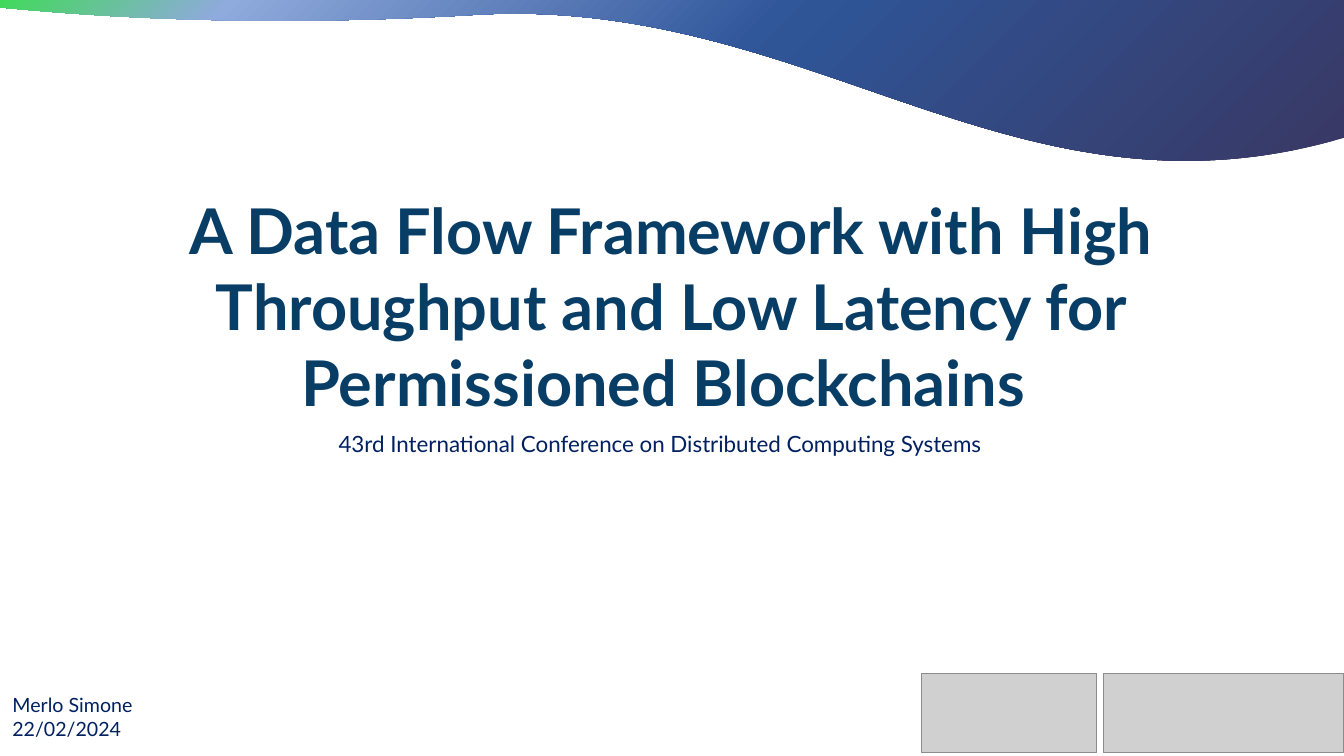
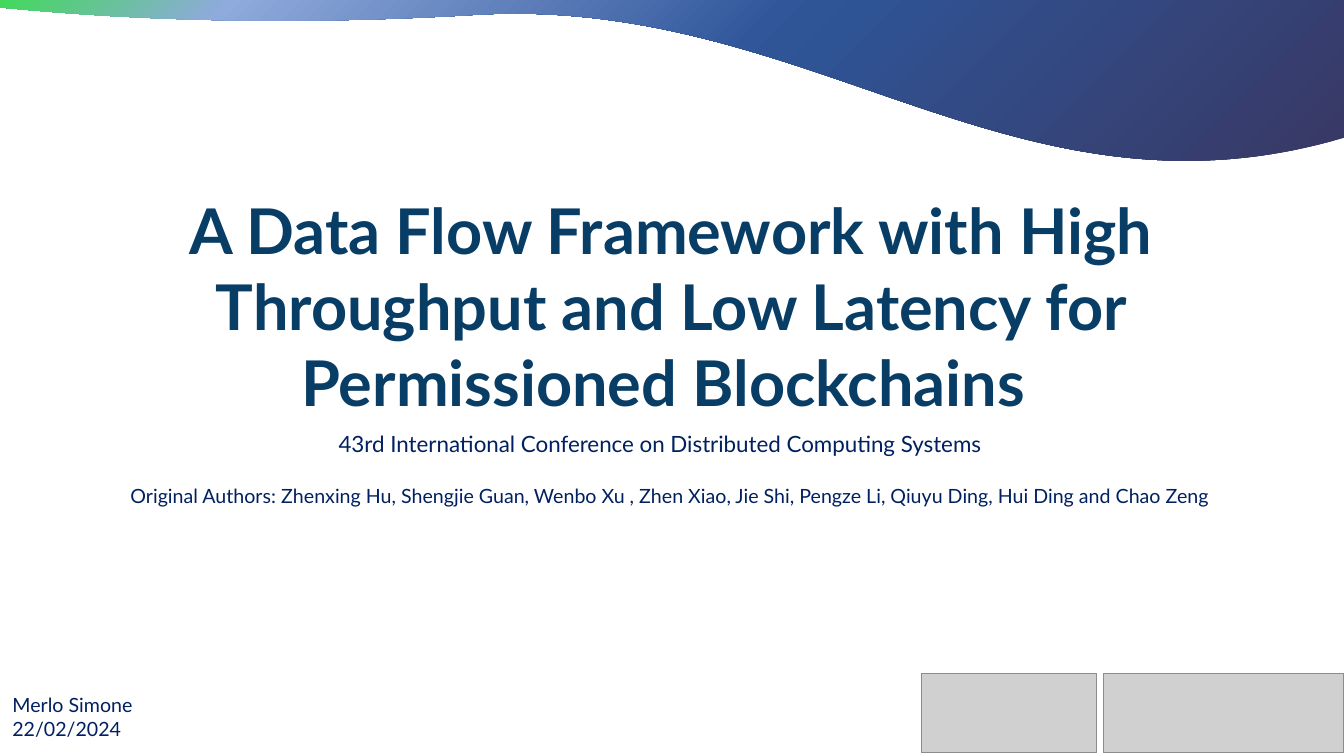
Before and after one commit to MerloSimone/DistributedSystems, a slide deck: slide 1 of PresentationDS.pptx. Drawn at 1344x756 pixels with LibreOffice and Linux fonts; fonts in the diff are those of the drawing; grey boxes stand for pictures. Boxes give left, top, right and bottom in pixels: in the first picture for what was removed or moved away, otherwise in the second. Text is boxed around its words. In the diff, an @@ line names an element or a change of style, - is before the commit and + after.

```diff
--- a/PresentationDS.pptx
+++ b/PresentationDS.pptx
@@ text added at (130,488,1209,507), 14 pt, text #002060 @@
+Original Authors: Zhenxing Hu, Shengjie Guan, Wenbo Xu , Zhen Xiao, Jie Shi, Pengze Li, Qiuyu Ding, Hui Ding and Chao Zeng
```
Also in this commit, not shown: 6 other slides changed, 7 slides added.
